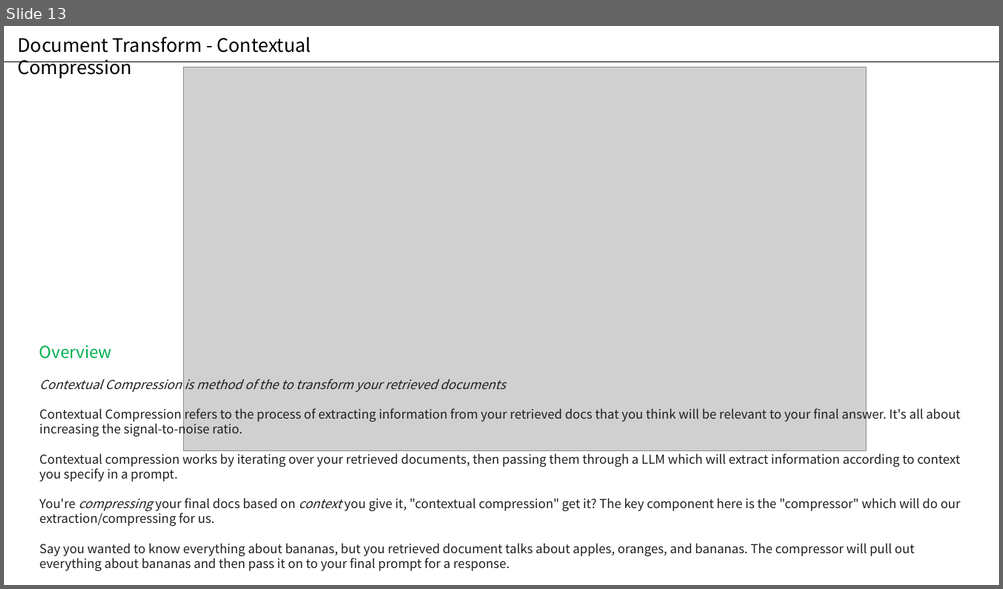
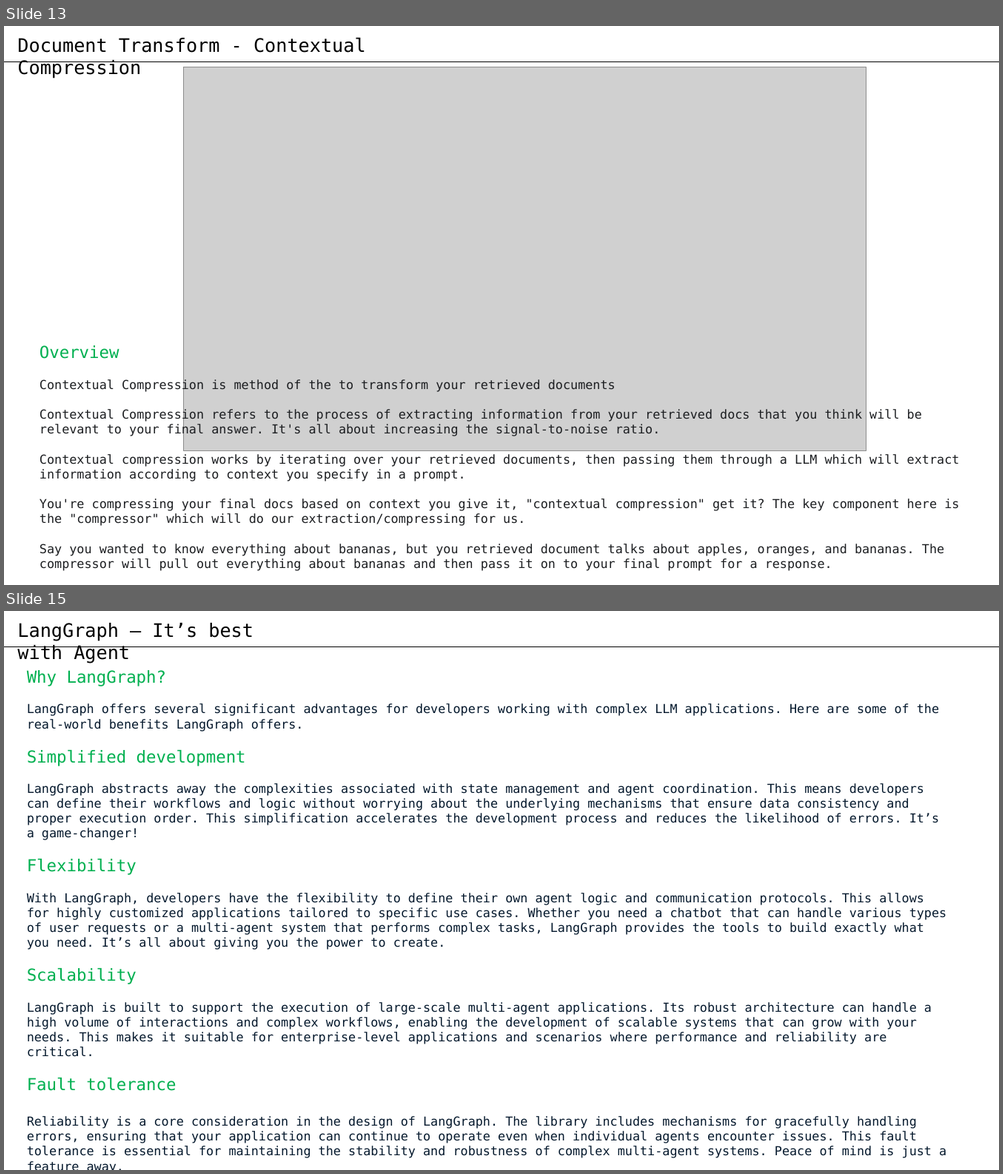
Before and after one commit to acho98/rag-playground, a slide deck: langchain/rag_playground.pptx. Shown one above the other, each under a label of ours: slide 13 before the commit, slides 13 and 15 after it; the slides between them are not shown. The pictures are 1003x589 and 1003x1174 pixels, drawn with LibreOffice and Linux fonts; fonts in the diff are those of the drawing; grey boxes stand for pictures. Boxes give left, top, right and bottom in pixels: in the first picture for what was removed or moved away, otherwise in the second. Text is boxed around its words. In the diff, an @@ line names an element or a change of style, - is before the commit and + after.

```diff
--- a/langchain/rag_playground.pptx
+++ b/langchain/rag_playground.pptx
@@ slide 15 added at [4,611,999,1170], background #FFFFFF; not listed: 1 template element that a slide beside it also shows @@
@@ text added at [17,623,253,664], 18 pt, text #000000 @@
+LangGraph – It’s best with Agent
@@ text added at [27,670,946,1159], 12 pt, text #05192D @@
+Why LangGraph?
+LangGraph offers several significant advantages for developers working with complex LLM applications. Here are some of the real-world benefits LangGraph offers.
+Simplified development
+LangGraph abstracts away the complexities associated with state management and agent coordination. This means developers can define their workflows and logic without worrying about the underlying mechanisms that ensure data consistency and proper execution order. This simplification accelerates the development process and reduces the likelihood of errors. It’s a game-changer!
+Flexibility
+With LangGraph, developers have the flexibility to define their own agent logic and communication protocols. This allows for highly customized applications tailored to specific use cases. Whether you need a chatbot that can handle various types of user requests or a multi-agent system that performs complex tasks, LangGraph provides the tools to build exactly what you need. It’s all about giving you the power to create.
+Scalability
+LangGraph is built to support the execution of large-scale multi-agent applications. Its robust architecture can handle a high volume of interactions and complex workflows, enabling the development of scalable systems that can grow with your needs. This makes it suitable for enterprise-level applications and scenarios where performance and reliability are critical.
+Fault tolerance
+Reliability is a core consideration in the design of LangGraph. The library includes mechanisms for gracefully handling errors, ensuring that your application can continue to operate even when individual agents encounter issues. This fault tolerance is essential for maintaining the stability and robustness of complex multi-agent systems. Peace of mind is just a feature away.
@@ slide 13 changed as well @@
@@ text "Document Transform - Contextual Compression" at [17,37,366,79]: font Noto Sans CJK KR to DejaVu Sans Mono @@
@@ text "Overview" at [40,346,959,571]: font Noto Sans CJK KR to DejaVu Sans Mono; italic off in "Contextual Compression is method of the to ...", "compressing context" @@
```
Also in this commit, not shown: 13 other slides changed, 2 other slides added, 1 other file.
